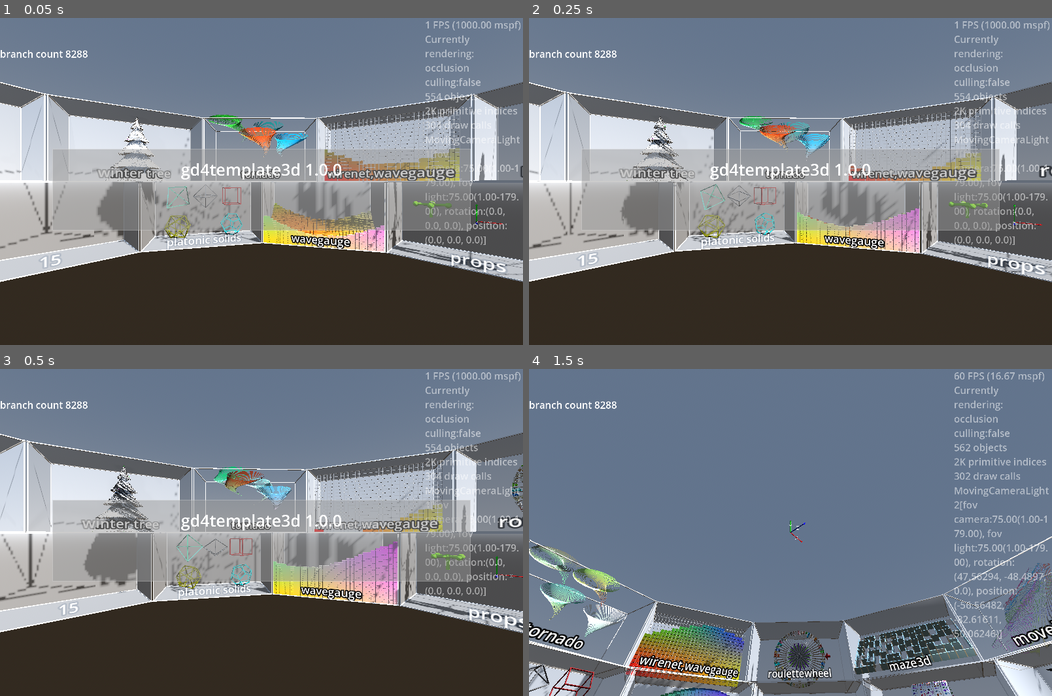
Above: before the commit, frames 1-4 (two rows, left to right).
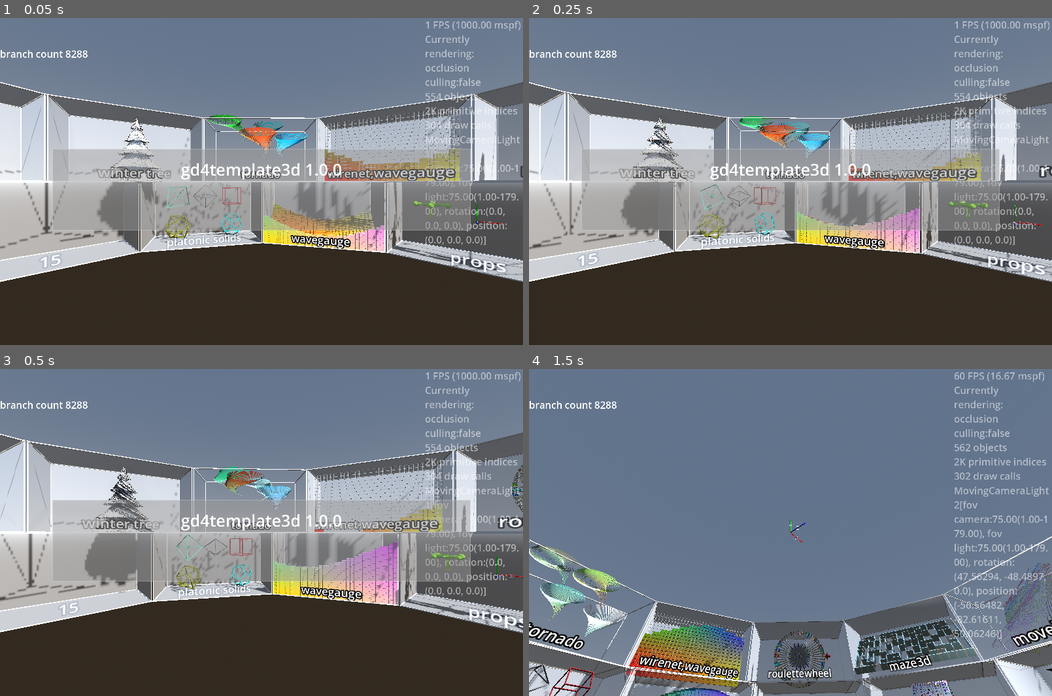
Above: after the commit, the same moments.

Repository: kasworld/gd4template3d
Game: Godot game, scene res://main.tscn
Two runs of this game, one before a commit and one after it. Both use one fixed random seed, a clock stepped at 60 frames per second and the inputs below.
Inputs (mouse positions are in pixels of both pictures, inside the frame that each line leads up to):
- Up to frame 1 (0.05 s): no input
- Up to frame 2 (0.25 s): no input
- Up to frame 3 (0.5 s): no input
- Up to frame 4 (1.5 s): tap Enter at 0.5 s; move the mouse to (905, 516) at 0.52 s; hold Right 0.53-1.28 s; tap Q at 0.6 s; click (905, 516) at 0.67 s; move the mouse to (685, 548) at 1.27 s; hold Down from 1.28 s (still down); tap E at 1.35 s

The runs differ from the first frame. In frame 1, less than 0.1% of the frame differs, in the area x 18-32%, y 30-59%; in frame 2, 0.1%, in the area x 17-58%, y 30-62%; in frame 3, less than 0.1%; in frame 4, nothing differs.

Commit message:
apply MultiMeshShape.init_with_color_mesh

Diff:
--- a/analog_clock_3d/analog_clock_3d.gd
+++ b/analog_clock_3d/analog_clock_3d.gd
@@ -68,7 +68,9 @@
 
 #var multi_bar :MultiMeshShape
 func make_dial_bar_multi(r :float, d:float, align :BarAlign):
-	$DialBars.init_with_alpha(BoxMesh.new(), 360, 1.0)
+	var mesh := BoxMesh.new()
+	mesh.material = MultiMeshShape.make_color_material()
+	$DialBars.init_with_color_mesh(mesh, 360, 1.0)
 	$DialBars.set_gradient_color_all(colors.dial_1,colors.dial_1)
 	# Set the transform of the instances.
 	var bar_height := d*0.2
--- a/bar_tree/bar_tree.gd
+++ b/bar_tree/bar_tree.gd
@@ -2,12 +2,16 @@
 class_name BarTree
 
 func init_bartree_with_color(color_from :Color, color_to:Color, bar_count :int) -> BarTree:
-	init_with_alpha(BoxMesh.new(), bar_count, 1.0)
+	var mesh := BoxMesh.new()
+	mesh.material = MultiMeshShape.make_color_material()
+	init_with_color_mesh(mesh, bar_count, 1.0)
 	set_gradient_color_all(color_from, color_to)
 	return self
 
 func init_bartree_with_material(mat :Material, bar_count :int) -> BarTree:
-	init_with_material(BoxMesh.new(), mat, bar_count)
+	var mesh := BoxMesh.new()
+	mesh.material = mat
+	init_with_mesh(mesh, bar_count)
 	return self
 
 # also reset bar rotation
--- a/main.gd
+++ b/main.gd
@@ -368,12 +368,13 @@
 		demo_name_to_glass_cabinet[labeltext] = glasscabinet
 	bound_aabb = AABB( -WorldSize/2, WorldSize)
 	var mesh := BoxMesh.new()
+	mesh.material = MultiMeshShape.make_color_material()
 	mesh.size = Vector3(trailmesh_radius*3, trailmesh_radius /5, trailmesh_radius/5)
 	for i in 10:
 		make_meshtrail(glasscabinet, randi_range(0,4), mesh, 100, bound_aabb.get_center())
 func make_meshtrail(glasscabinet :GlassCabinet, mt_type:int, mesh :Mesh, count :int, pos :Vector3 ) -> void:
 	var mt = preload("res://mesh_trail/mesh_trail.tscn").instantiate(
-		).init_with_alpha(mesh, count,  1.0 ,true, pos,
+		).init_with_color_mesh(mesh, count, true, pos,
 		).set_speed(trailmesh_radius*20,trailmesh_radius*40)
 	glasscabinet.add_child(mt)
 	meshtrail_list.append(mt)
--- a/maze_3d/maze_3d.gd
+++ b/maze_3d/maze_3d.gd
@@ -77,10 +77,11 @@
 		for x in maze3d_setting.MazeSize.x+1:
 			pos_list.append(Vector3( x *maze3d_setting.LaneW, maze3d_setting.StoryH/2.0, y *maze3d_setting.LaneW) )
 	var mesh := CapsuleMesh.new()
+	mesh.material = pillar_mat
 	mesh.radius = maze3d_setting.WallThick/2
 	mesh.height = maze3d_setting.StoryH
 	var rtn : MultiMeshShape = preload("res://multi_mesh_shape/multi_mesh_shape.tscn").instantiate(
-		).init_with_material(mesh, pillar_mat, pos_list.size())
+		).init_with_mesh(mesh, pos_list.size())
 	pos_multimeshshape(rtn, pos_list)
 	$PillarContainer.add_child(rtn)
 
@@ -92,8 +93,9 @@
 func make_wall_multi_shape(mat :Material, sz :Vector3, pos_list :Array) -> MultiMeshShape:
 	var mesh := BoxMesh.new()
 	mesh.size = sz
+	mesh.material = mat
 	var rtn : MultiMeshShape = preload("res://multi_mesh_shape/multi_mesh_shape.tscn").instantiate(
-		).init_with_material(mesh, mat, pos_list.size())
+		).init_with_mesh(mesh, pos_list.size())
 	pos_multimeshshape(rtn, pos_list)
 	$WallContainer.add_child(rtn)
 	return rtn
--- a/multi_mesh_shape/multi_mesh_shape.gd
+++ b/multi_mesh_shape/multi_mesh_shape.gd
@@ -9,7 +9,8 @@
 	구분선.size = Vector3(길이, depth/10, depth )
 	var cell각도 := 2.0*PI / count
 	var radius := r-길이/2
-	init_with_alpha(구분선, count, alpha)
+	구분선.material = make_color_material(alpha)
+	init_with_color_mesh(구분선, count)
 	for i in count:
 		var rad := cell각도 *i + cell각도/2
 		set_inst_rotation(i, Vector3.BACK, rad)
@@ -22,7 +23,8 @@
 	var pos_shift := -Vector3(net_size.x, net_size.y, 0)/2
 	var 선 := BoxMesh.new()
 	var count := wire_count.x + wire_count.y
-	init_with_alpha(선, count, alpha)
+	선.material = make_color_material(alpha)
+	init_with_color_mesh(선, count)
 	for i in count:
 		multimesh.set_instance_color(i,co)
 		if i < wire_count.x:
@@ -39,10 +41,11 @@
 			multimesh.set_instance_transform(i,t)
 	return self
 
-func init_bar_gauge_y(count :int, sz :Vector3, co1 :Color, co2 :Color, alpha :float = 1.0 , gaprate :float = 0.1) -> MultiMeshShape:
+func init_bar_gauge_y(count :int, sz :Vector3, co1 :Color, co2 :Color, alpha :float = 1.0, gaprate :float = 0.1) -> MultiMeshShape:
 	var mesh := BoxMesh.new()
 	mesh.size = Vector3(sz.x, sz.y / count * (1-gaprate) , sz.z)
-	init_with_alpha(mesh, count, alpha)
+	mesh.material = make_color_material(alpha)
+	init_with_color_mesh(mesh, count)
 	for i in count:
 		var rate := (i as float) / (count as float)
 		var pos3d := Vector3(0,rate*sz.y,0) # grow upward
@@ -51,7 +54,9 @@
 	return self
 
 func init_wire_box(box_size :Vector3, wire_width :float, co :Color, alpha :float = 1.0) -> MultiMeshShape:
-	init_with_alpha(BoxMesh.new(), 12, alpha, false)
+	var mesh := BoxMesh.new()
+	mesh.material = make_color_material(alpha)
+	init_with_color_mesh(mesh, 12, false)
 	set_color_all(co)
 	var wire_scale := Vector3(wire_width, wire_width, box_size.z)
 	var i := 0
@@ -85,22 +90,25 @@
 
 func init_spheres_by_point_list(point_list :Array, point_radius :float, co :Color, alpha :float = 1.0) -> MultiMeshShape:
 	var sp_mesh := SphereMesh.new()
+	sp_mesh.material = make_color_material(alpha)
 	sp_mesh.radius = point_radius
 	sp_mesh.height = point_radius*2
-	return init_meshs_by_point_list(sp_mesh, point_list, co, alpha)
-
-func init_meshs_by_point_list(mesh :Mesh, point_list :Array, co :Color, alpha :float = 1.0) -> MultiMeshShape:
-	init_with_alpha(mesh, point_list.size(), alpha, false)
+	return init_meshs_by_point_list(sp_mesh, point_list, co)
+
+func init_meshs_by_point_list(mesh :Mesh, point_list :Array, co :Color) -> MultiMeshShape:
+	init_with_color_mesh(mesh, point_list.size(), false)
 	set_color_all(co)
 	for i in point_list.size():
 		multimesh.set_instance_transform(i, Transform3D(Basis(), point_list[i]))
 	return self
 
 func multi_line_by_pos(pos_list:Array, wire_width :float, co :Color, alpha :float = 1.0) -> MultiMeshShape:
-	return multi_mesh_line_by_pos(BoxMesh.new(), pos_list, wire_width, co, alpha)
-
-func multi_mesh_line_by_pos(mesh :Mesh, pos_list:Array, wire_width :float, co :Color, alpha :float = 1.0) -> MultiMeshShape:
-	init_with_alpha(mesh, pos_list.size(), alpha, false)
+	var mesh := BoxMesh.new()
+	mesh.material = make_color_material(alpha)
+	return multi_mesh_line_by_pos(mesh, pos_list, wire_width, co)
+
+func multi_mesh_line_by_pos(mesh :Mesh, pos_list:Array, wire_width :float, co :Color) -> MultiMeshShape:
+	init_with_color_mesh(mesh, pos_list.size(), false)
 	set_color_all(co)
 	for i in pos_list.size():
 		var p1 :Vector3 = pos_list[i][0]
@@ -228,53 +236,70 @@
 
 # end example ##################################################################
 
-static func make_color_material(co :Color) -> StandardMaterial3D:
+static func make_color_material(alpha :float = 1.0) -> StandardMaterial3D:
 	var mat := StandardMaterial3D.new()
 	# draw call 이 TRANSPARENCY_ALPHA 인 경우만 줄어든다. 버그인가?
-	if co.a >= 1.0:
+	if alpha >= 1.0:
 		mat.transparency = BaseMaterial3D.TRANSPARENCY_DISABLED
 	else:
 		mat.transparency = BaseMaterial3D.TRANSPARENCY_ALPHA
-	mat.albedo_color = co
+	mat.albedo_color = Color(Color.WHITE,alpha)
 	mat.vertex_color_use_as_albedo = true
+
+	#mat.metallic = 1.0
+	##mat.roughness = 0.5
+	#mat.clearcoat_enabled = true
+	#mat.refraction_enabled = true
+	#mat.rim_enabled = true
 	return mat
 
-func _init_multimesh(mesh :Mesh, mat :Material) -> void:
-	mesh.material = mat
-	multimesh.mesh = mesh
-	multimesh.transform_format = MultiMesh.TRANSFORM_3D
 
 func _set_count(count :int) -> void:
 	multimesh.instance_count = count
 	multimesh.visible_instance_count = count
 
 
-func init_with_material(
-		mesh :Mesh, mat :Material, count :int,
+func _init_multimesh(mesh :Mesh) -> void:
+	multimesh.mesh = mesh
+	multimesh.transform_format = MultiMesh.TRANSFORM_3D
+
+func init_with_mesh( mesh :Mesh, count :int,
 		callinit_transform :bool = true,
 		pos :Vector3 = Vector3.ZERO ) -> MultiMeshShape:
-	_init_multimesh(mesh, mat)
+	_init_multimesh(mesh)
 	# Then resize (otherwise, changing the format is not allowed).
 	_set_count(count)
 	if callinit_transform:
 		init_position_all(pos)
 	return self
 
-func init_with_alpha(
-		mesh :Mesh, count :int,
-		alpha :float = 1.0,
+func init_with_color_mesh( mesh :Mesh, count :int,
 		callinit_transform :bool = true,
 		pos :Vector3 = Vector3.ZERO) -> MultiMeshShape:
-	if alpha == 1.0:
-		_init_multimesh(mesh, make_color_material( Color.WHITE ))
-	else:
-		_init_multimesh(mesh, make_color_material( Color(Color.WHITE,alpha) ))
+	_init_multimesh(mesh)
 	multimesh.use_colors = true # before set instance_count
 	# Then resize (otherwise, changing the format is not allowed).
 	_set_count(count)
 	if callinit_transform:
 		init_position_all(pos)
 	return self
+
+#func init_with_alpha( mesh :Mesh, count :int,
+		#alpha :float = 1.0,
+		#callinit_transform :bool = true,
+		#pos :Vector3 = Vector3.ZERO) -> MultiMeshShape:
+	#if alpha == 1.0:
+		#mesh.material = make_color_material( Color.WHITE )
+	#else:
+		#mesh.material = make_color_material( Color(Color.WHITE,alpha) )
+	#_init_multimesh(mesh)
+	#multimesh.use_colors = true # before set instance_count
+	## Then resize (otherwise, changing the format is not allowed).
+	#_set_count(count)
+	#if callinit_transform:
+		#init_position_all(pos)
+	#return self
+
 
 func init_position_all(pos :Vector3 = Vector3.ZERO) -> void:
 	if pos == Vector3.ZERO:
--- a/tornado/tornado.gd
+++ b/tornado/tornado.gd
@@ -25,13 +25,14 @@
 
 func _init_rings(rings :MultiMeshShape, count :int, radius :float, ring_height :float, flip_faces :bool) -> void:
 	var ring_mesh := CylinderMesh.new()
+	ring_mesh.material = MultiMeshShape.make_color_material(0.9)
 	ring_mesh.cap_bottom = false
 	ring_mesh.cap_top = false
 	ring_mesh.top_radius = radius
 	ring_mesh.bottom_radius = radius
 	ring_mesh.height = ring_height
 	ring_mesh.flip_faces = flip_faces
-	rings.init_with_alpha(ring_mesh, count, 0.9, false)
+	rings.init_with_color_mesh(ring_mesh, count, false)
 
 func set_transform_all(scale_fn :Callable,shift_fn :Callable) -> Tornado:
 	var count :int = $RingsOut.multimesh.visible_instance_count
--- a/winter_tree/winter_tree.gd
+++ b/winter_tree/winter_tree.gd
@@ -30,6 +30,7 @@
 		var r :float= calc_radius_by_y(y, h, w, stage_count)
 		branch_list.append_array(make_lines(y, y_step, r * w_branch_density, 10*rate, r))
 	var bmesh := PrismMesh.new()
+	bmesh.material = MultiMeshShape.make_color_material(1.0)
 	bmesh.size = Vector3(1,0.3,1)
 	$가지들.multi_mesh_line_by_pos(bmesh, branch_list, line_width, Color.WHITE)
 
@@ -38,6 +39,11 @@
 		var l = branch_list.pick_random()
 		pos_list.append(l[1])
 	var sp_mesh := SphereMesh.new()
+	sp_mesh.material = MultiMeshShape.make_color_material(1.0)
+	sp_mesh.material.metallic = 1.0
+	sp_mesh.material.clearcoat_enabled = true
+	sp_mesh.material.refraction_enabled = true
+	sp_mesh.material.rim_enabled = true
 	sp_mesh.radius = 0.5
 	sp_mesh.height = 0.5*2
 	$"장식들".init_meshs_by_point_list(sp_mesh, pos_list, Color.WHITE)
